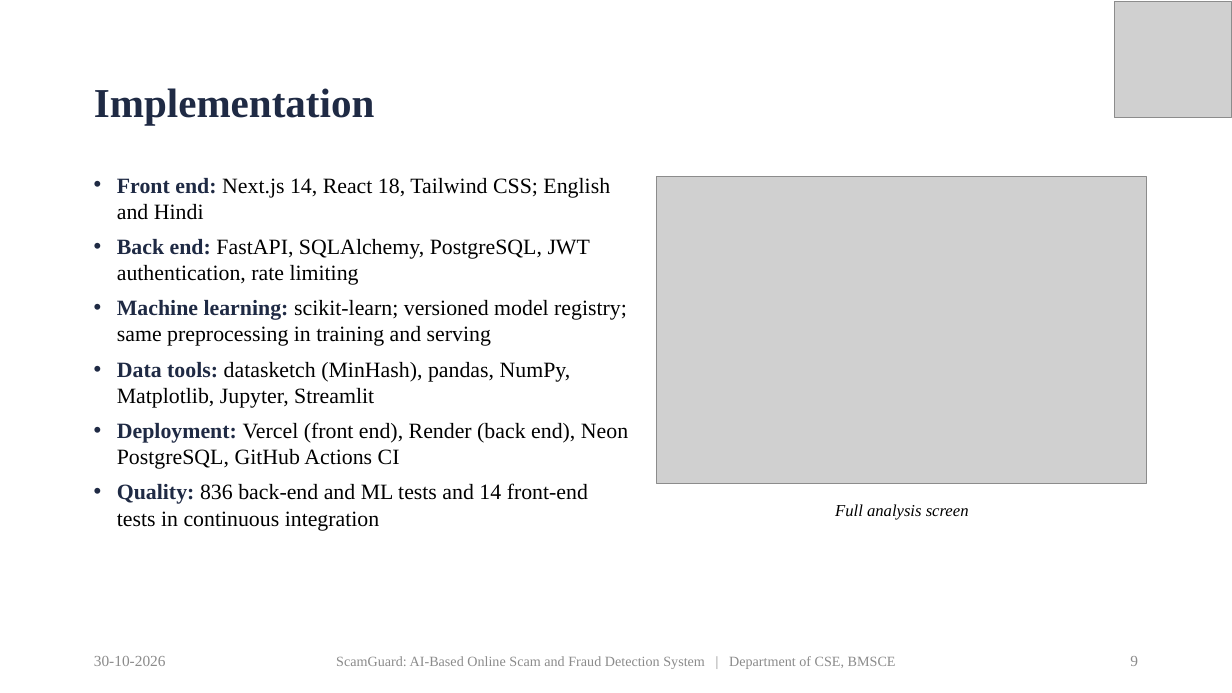
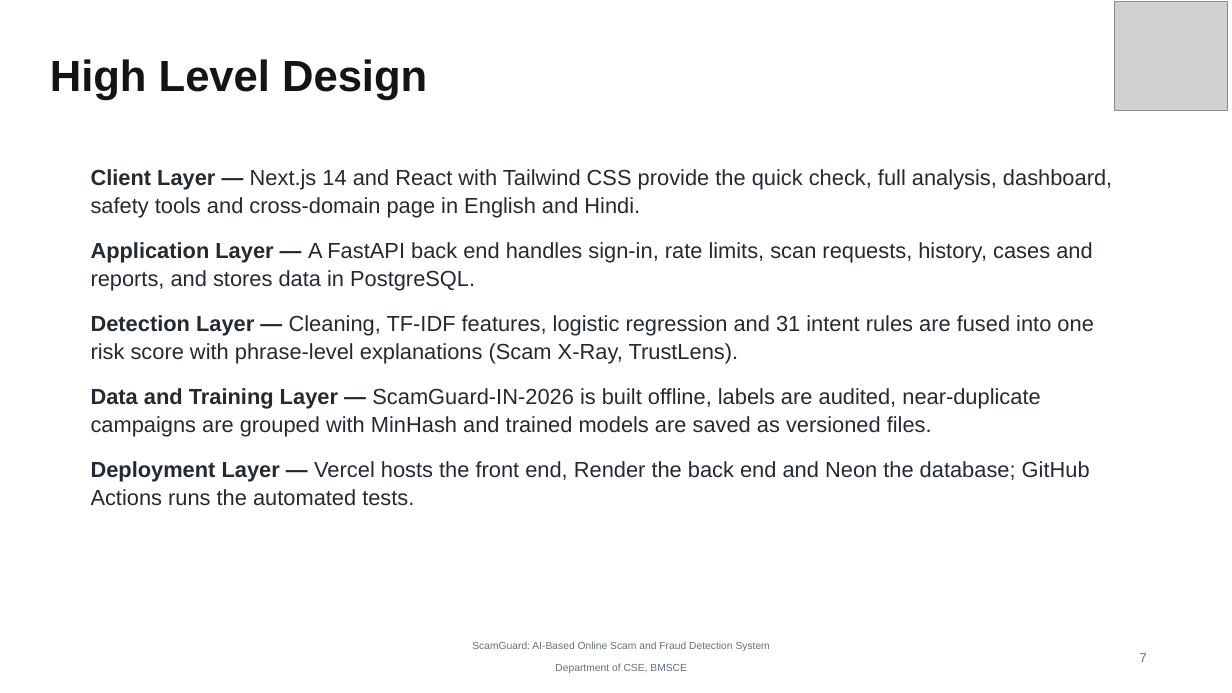
Before and after one commit to priyamthakur275/ScamGuard-AI, a slide deck: slide 7 of docs/presentation/ScamGuard_Final_Presentation.pptx (slide 9 before the commit). Drawn at 1232x693 pixels with LibreOffice and Linux fonts; fonts in the diff are those of the drawing; grey boxes stand for pictures. Boxes give left, top, right and bottom in pixels: in the first picture for what was removed or moved away, otherwise in the second. Text is boxed around its words. In the diff, an @@ line names an element or a change of style, - is before the commit and + after.

Commit message:
Restructure project report and presentation to the department format

```diff
--- a/docs/presentation/ScamGuard_Final_Presentation.pptx
+++ b/docs/presentation/ScamGuard_Final_Presentation.pptx
@@ picture: place and size @@
-picture at (1115, 2, 1232, 117)
+picture at (1115, 2, 1227, 111)
@@ text added at (50, 59, 427, 100), 34 pt, text #141414, bold @@
+High Level Design
@@ title removed at (94, 88, 374, 125) @@
-Implementation
@@ text added at (91, 169, 1112, 506), 17 pt, text #232A32 @@
+Client Layer — Next.js 14 and React with Tailwind CSS provide the quick check, full analysis, dashboard, safety tools and cross-domain page in English and Hindi.
+Application Layer — A FastAPI back end handles sign-in, rate limits, scan requests, history, cases and reports, and stores data in PostgreSQL.
+Detection Layer — Cleaning, TF-IDF features, logistic regression and 31 intent rules are fused into one risk score with phrase-level explanations (Scam X-Ray, TrustLens).
+Data and Training Layer — ScamGuard-IN-2026 is built offline, labels are audited, near-duplicate campaigns are grouped with MinHash and trained models are saved as versioned files.
+Deployment Layer — Vercel hosts the front end, Render the back end and Neon the database; GitHub Actions runs the automated tests.
@@ text removed at (117, 178, 628, 531) @@
-• Front end: Next.js 14, React 18, Tailwind CSS; English and Hindi
-• Back end: FastAPI, SQLAlchemy, PostgreSQL, JWT authentication, rate limiting
-• Machine learning: scikit-learn; versioned model registry; same preprocessing in training and serving
-• Data tools: datasketch (MinHash), pandas, NumPy, Matplotlib, Jupyter, Streamlit
-• Deployment: Vercel (front end), Render (back end), Neon PostgreSQL, GitHub Actions CI
-• Quality: 836 back-end and ML tests and 14 front-end tests in continuous integration
@@ picture removed at (657, 177, 1147, 483) @@
@@ text removed at (835, 504, 969, 520) @@
-Full analysis screen
@@ text removed at (94, 656, 166, 666) @@
-30-10-2026
@@ text at (472, 641, 770, 673): text changed; size 11 to 8 pt; font Times New Roman to Arial; text colour #8C8C8C to #64707C @@
-ScamGuard: AI-Based Online Scam and Fraud Detection System | Department of CSE, BMSCE
+ScamGuard: AI-Based Online Scam and Fraud Detection System
+Department of CSE, BMSCE
@@ page number removed at (1130, 656, 1138, 666) @@
-9
@@ text added at (1140, 653, 1147, 662), 10 pt, text #64707C @@
+7
```
Also in this commit, not shown: 5 other slides changed, 11 slides added, 23 slides removed, 51 other files.
